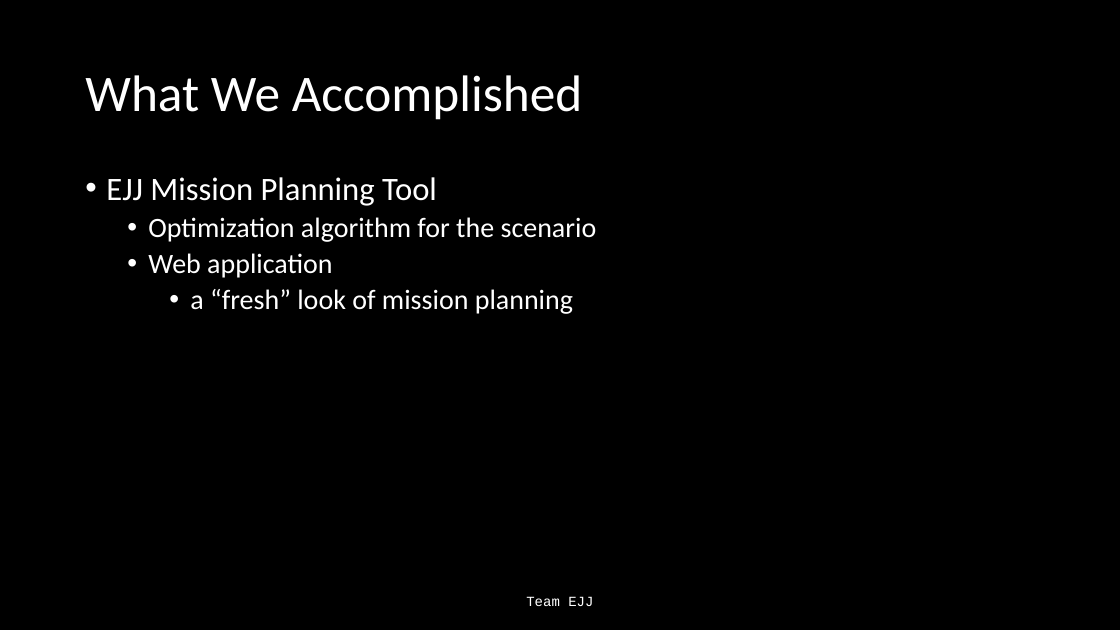
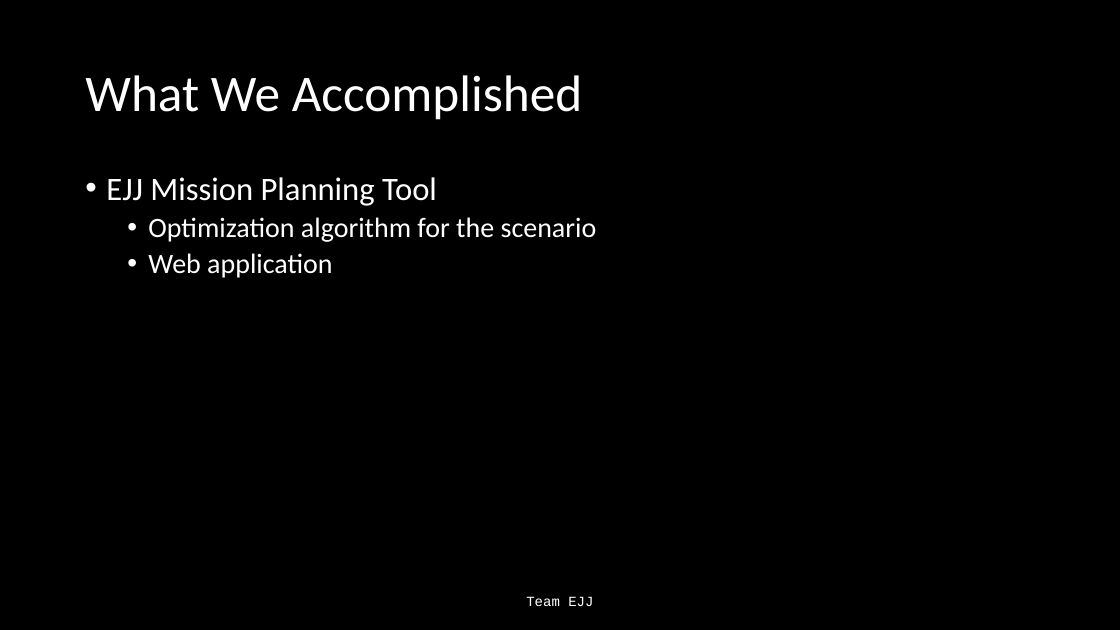
Before and after one commit to Jonathan805/RestrictedPlanning, a slide deck: slide 3 of TeamEJJ.pptx. Drawn at 1120x630 pixels with LibreOffice and Linux fonts; fonts in the diff are those of the drawing. Boxes give left, top, right and bottom in pixels: in the first picture for what was removed or moved away, otherwise in the second. Text is boxed around its words. In the diff, an @@ line names an element or a change of style, - is before the commit and + after.

```diff
--- a/TeamEJJ.pptx
+++ b/TeamEJJ.pptx
@@ text at (190, 289, 573, 314): paragraph removed @@
-    • a “fresh” look of mission planning
```
Also in this commit, not shown: 3 other slides changed, 1 slide added, 1 slide removed, 1 other file.
